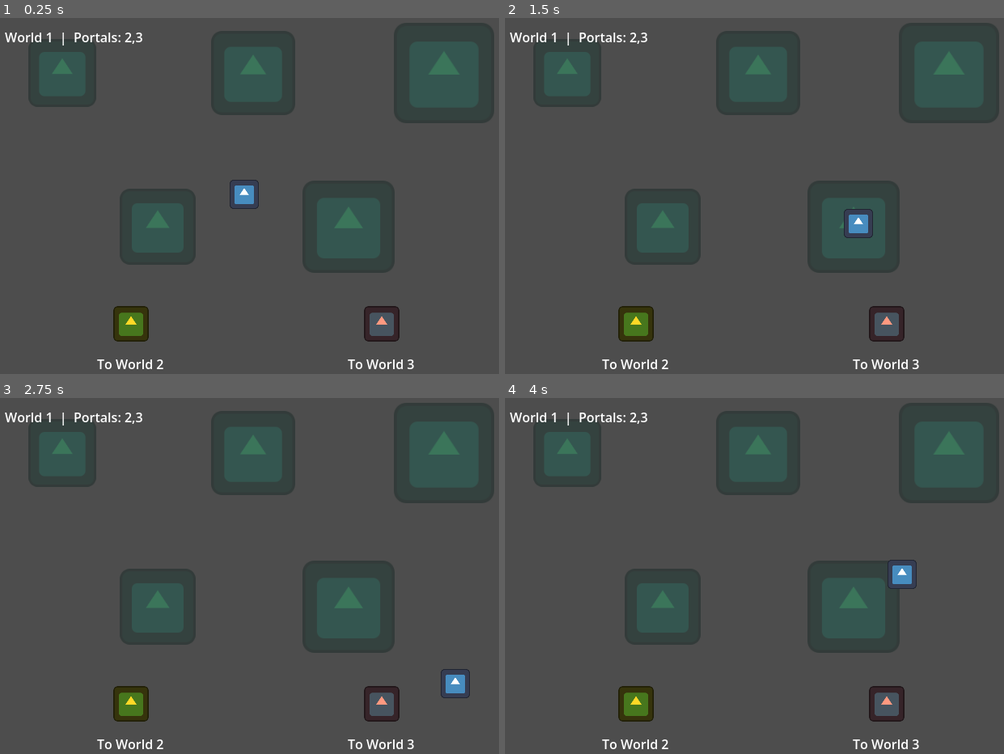
Above: before the commit, frames 1-4 (two rows, left to right).
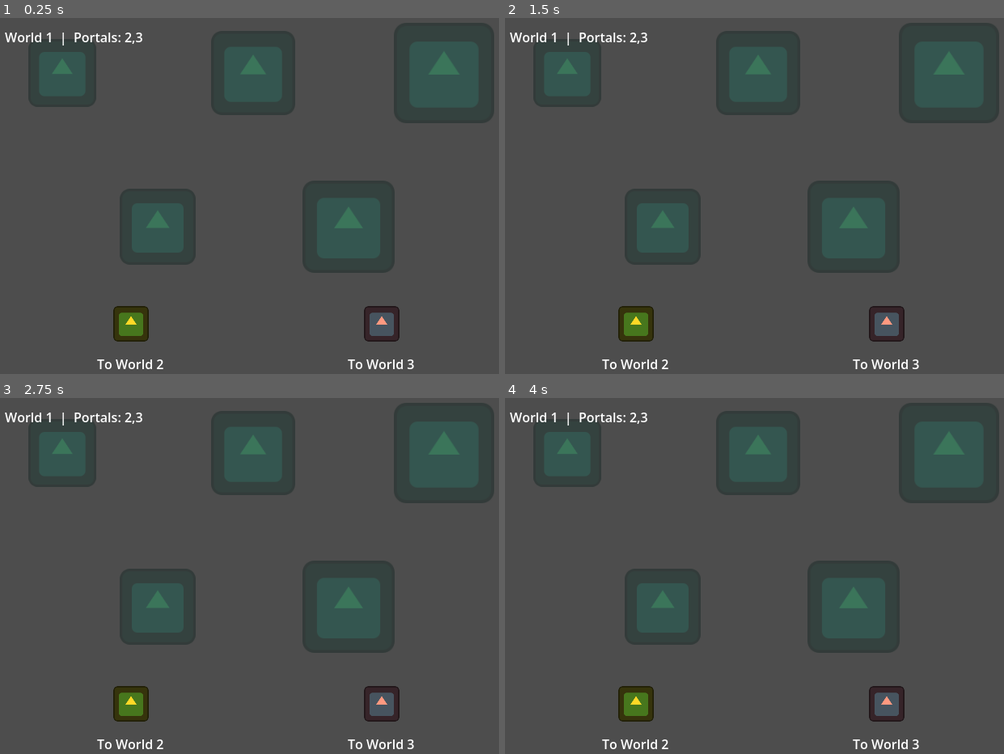
Above: after the commit, the same moments.

Repository: Shilo/multi-server-test
Game: Godot game, scene res://client/world/world_1.tscn
Two runs of this game, one before a commit and one after it. Both use one fixed random seed, a clock stepped at 60 frames per second and the inputs below. This scene is started directly instead of the project's main scene. The engine's default icon, where the game draws it, is replaced by a stand-in: a white triangle on a blue panel in a dark square.
Inputs:
- Up to frame 1 (0.25 s): no input
- Up to frame 2 (1.5 s): tap Enter at 0.5 s; hold Right (ui_right) 0.53-1.28 s; hold Down (ui_down) from 1.28 s (still down)
- Up to frame 3 (2.75 s): release Down (ui_down) at 2.03 s; hold Right (ui_right) from 2.03 s (still down)
- Up to frame 4 (4 s): release Right (ui_right) at 2.78 s; hold Up (ui_up) 2.78-3.53 s; hold Left (ui_left) from 3.53 s (still down)

The runs differ from the first frame. In frame 1, 0.3% of the frame differs, in the area x 46-52%, y 45-54%; in frame 2, 0.5%, in the area x 67-74%, y 53-62%; in frame 3, 0.3%; in frame 4, 0.3%.

Commit message:
fix: spawn world players through spawn root

Diff:
--- a/client/player/player.gd
+++ b/client/player/player.gd
@@ -3,6 +3,10 @@
 @export var speed := 180.0
 
 func _physics_process(_delta: float) -> void:
+	if multiplayer.has_multiplayer_peer() and not is_multiplayer_authority():
+		velocity = Vector2.ZERO
+		return
+
 	var input_vector := Input.get_vector("ui_left", "ui_right", "ui_up", "ui_down")
 	velocity = input_vector * speed
 	move_and_slide()
--- a/client/world/world_scene.gd
+++ b/client/world/world_scene.gd
@@ -16,7 +16,6 @@
 func _ready() -> void:
 	_build_marker_field()
 	_build_label()
-	_build_player()
 	_build_portals()
 
 
@@ -44,11 +43,25 @@
 	add_child(label)
 
 
-func _build_player() -> void:
+func spawn_player(peer_id: int) -> Node:
+	var spawn_root := get_node("SpawnRoot")
+	var player_name := "Player_%d" % peer_id
+	if spawn_root.has_node(player_name):
+		return spawn_root.get_node(player_name)
+
 	var player := PLAYER_SCENE.instantiate()
-	player.name = "Player"
-	player.position = Vector2(320, 260)
-	add_child(player)
+	player.name = player_name
+	player.position = Vector2(320 + (spawn_root.get_child_count() * 42), 260)
+	player.set_multiplayer_authority(peer_id, true)
+	spawn_root.add_child(player)
+	return player
+
+
+func remove_player(peer_id: int) -> void:
+	var spawn_root := get_node("SpawnRoot")
+	var player_name := "Player_%d" % peer_id
+	if spawn_root.has_node(player_name):
+		spawn_root.get_node(player_name).queue_free()
 
 
 func _build_portals() -> void:
--- a/server/world/world_server.gd
+++ b/server/world/world_server.gd
@@ -26,9 +26,11 @@
 	_load_world_scene()
 	world_api.peer_connected.connect(func(peer_id: int) -> void:
 		print("[WORLD %d] peer connected: %s" % [world_id, peer_id])
+		_spawn_player(peer_id)
 	)
 	world_api.peer_disconnected.connect(func(peer_id: int) -> void:
 		print("[WORLD %d] peer disconnected: %s" % [world_id, peer_id])
+		_remove_player(peer_id)
 	)
 
 	var peer := WebSocketMultiplayerPeer.new()
@@ -48,6 +50,17 @@
 	var scene := load(NET_CONFIG.world_scene_path(world_id)) as PackedScene
 	world_scene = scene.instantiate()
 	$WorldNet/WorldSceneRoot.add_child(world_scene)
+
+
+func _spawn_player(peer_id: int) -> void:
+	if world_scene and world_scene.has_method("spawn_player"):
+		world_scene.spawn_player(peer_id)
+		print("[WORLD %d] spawned player for peer %s" % [world_id, peer_id])
+
+
+func _remove_player(peer_id: int) -> void:
+	if world_scene and world_scene.has_method("remove_player"):
+		world_scene.remove_player(peer_id)
 
 
 func _connect_to_master() -> void:
Not shown, changed: README.md
